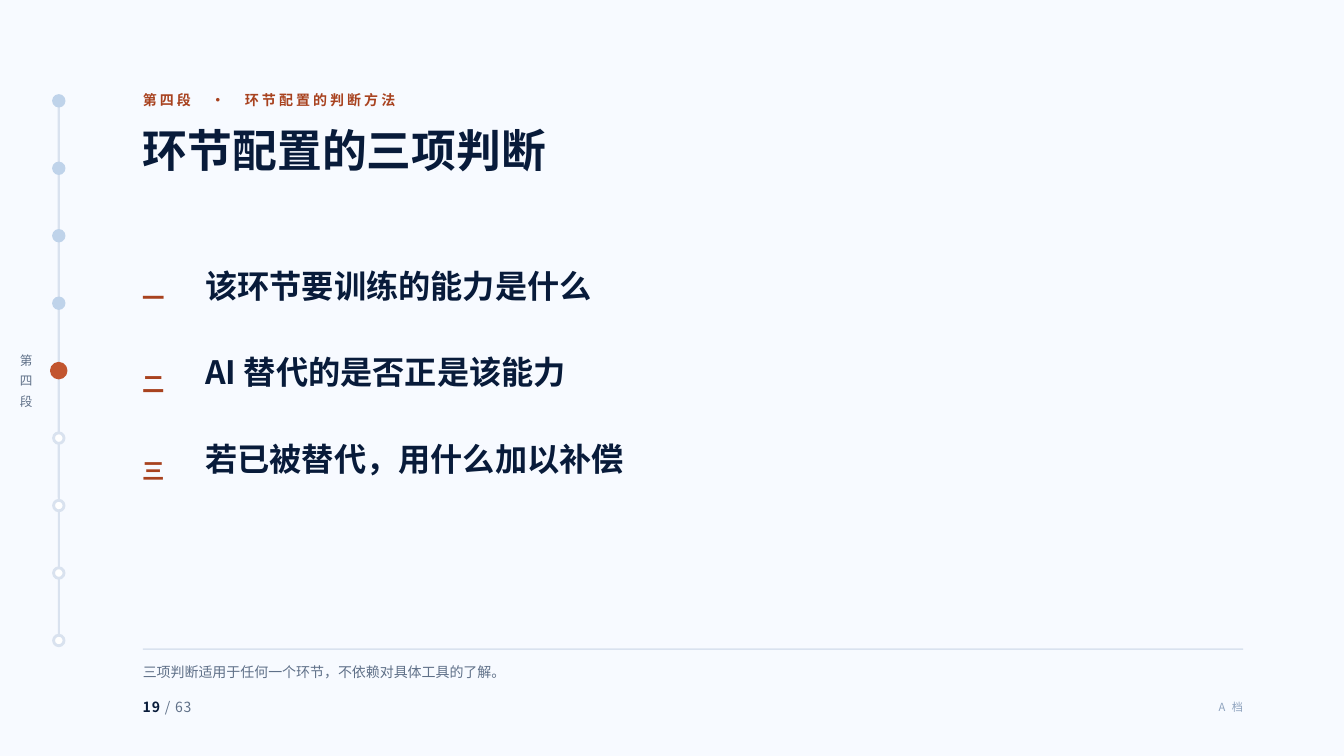
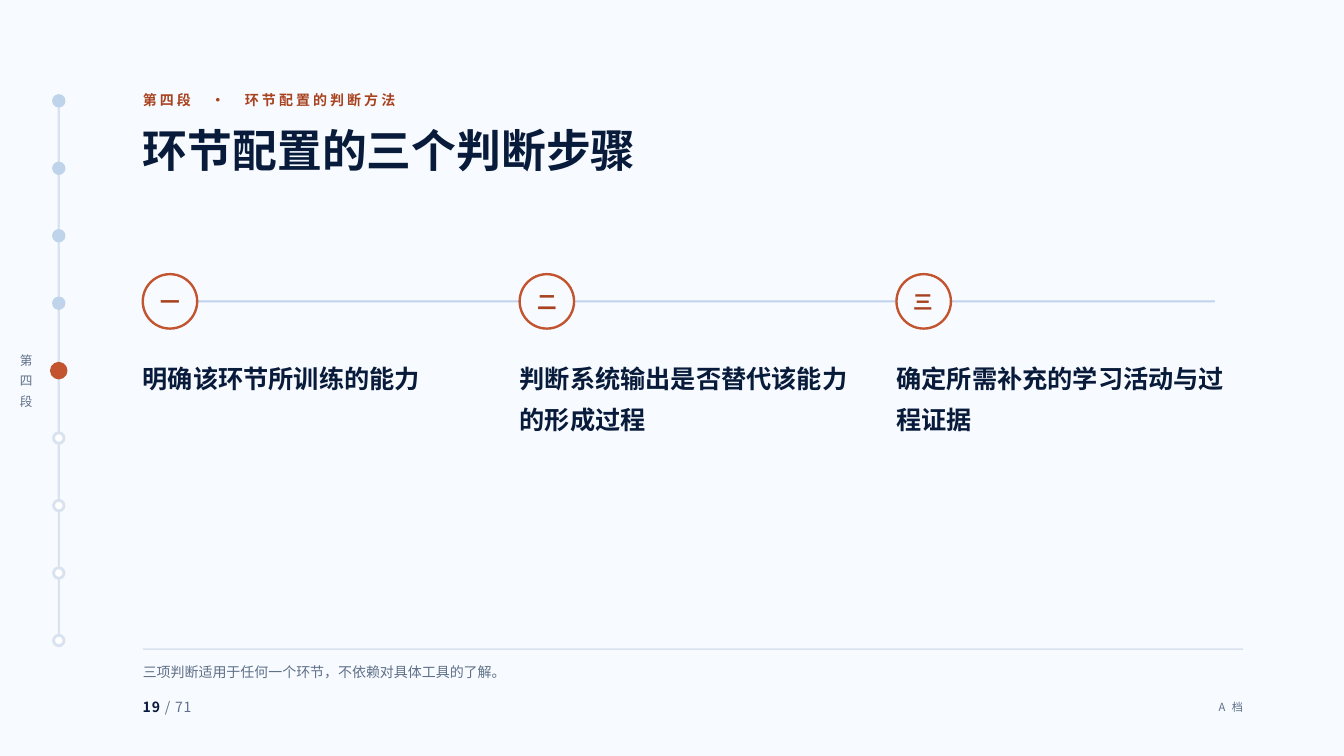
Before and after one commit to tonyxinvip/slides, a slide deck: slide 19 of comprehensive-practice-ai/做中学与综合实践活动.pptx. Drawn at 1344x756 pixels with LibreOffice and Linux fonts; fonts in the diff are those of the drawing. Boxes give left, top, right and bottom in pixels: in the first picture for what was removed or moved away, otherwise in the second. Text is boxed around its words. In the diff, an @@ line names an element or a change of style, - is before the commit and + after.

```diff
--- a/comprehensive-practice-ai/做中学与综合实践活动.pptx
+++ b/comprehensive-practice-ai/做中学与综合实践活动.pptx
@@ text at bbox=[143, 129, 636, 171]: text changed @@
-环节配置的三项判断
+环节配置的三个判断步骤
@@ ellipse added at bbox=[143, 274, 198, 329], fill #F7FAFF, outline #C2552F 1.7 pt @@
@@ text removed at bbox=[205, 270, 591, 301] @@
-该环节要训练的能力是什么
@@ text "二": place and size @@
-text "二" at bbox=[143, 376, 165, 392]
+text "二" at bbox=[537, 295, 557, 309]
@@ ellipse added at bbox=[520, 274, 575, 329], fill #F7FAFF, outline #C2552F 1.7 pt @@
@@ size 16 to 14 pt; alignment left to centre in 3 elements at bbox=[160, 300, 180, 303], bbox=[537, 295, 557, 309], bbox=[914, 294, 934, 310] @@
@@ text "三": place and size @@
-text "三" at bbox=[143, 462, 165, 480]
+text "三" at bbox=[914, 294, 934, 310]
@@ ellipse added at bbox=[896, 274, 951, 329], fill #F7FAFF, outline #C2552F 1.7 pt @@
@@ line added from (171, 301) to (1215, 301), #BFD3EA 1.5 pt @@
@@ text at bbox=[143, 366, 420, 391]: text changed; size 23 to 18 pt @@
-AI 替代的是否正是该能力
+明确该环节所训练的能力
@@ text added at bbox=[520, 366, 848, 432], 18 pt, text #081B3A, bold @@
+判断系统输出是否替代该能力的形成过程
@@ text added at bbox=[897, 366, 1225, 431], 18 pt, text #081B3A, bold @@
+确定所需补充的学习活动与过程证据
@@ text removed at bbox=[205, 443, 624, 476] @@
-若已被替代，用什么加以补偿
@@ text at bbox=[143, 701, 191, 712]: text changed @@
-19 / 63
+19 / 71
@@ text "A 档" at bbox=[1219, 702, 1243, 712]: text colour #8FA3BE to #5F7088 @@
```
Also in this commit, not shown: 62 other slides changed, 8 slides added, 20 other files.
